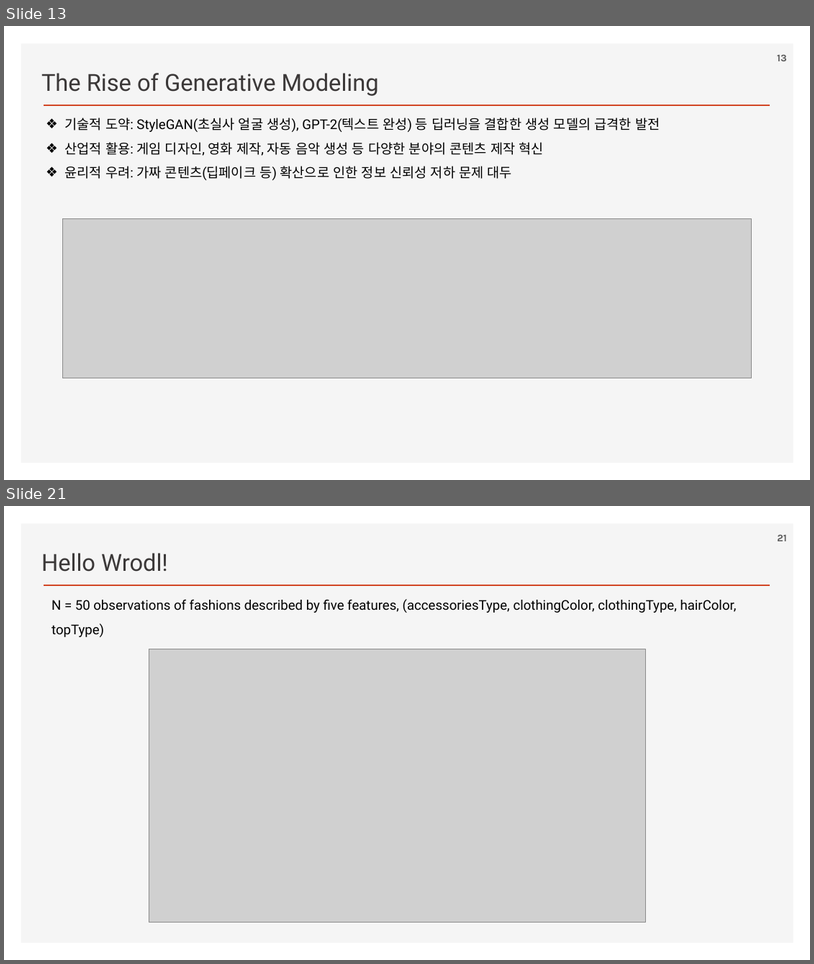
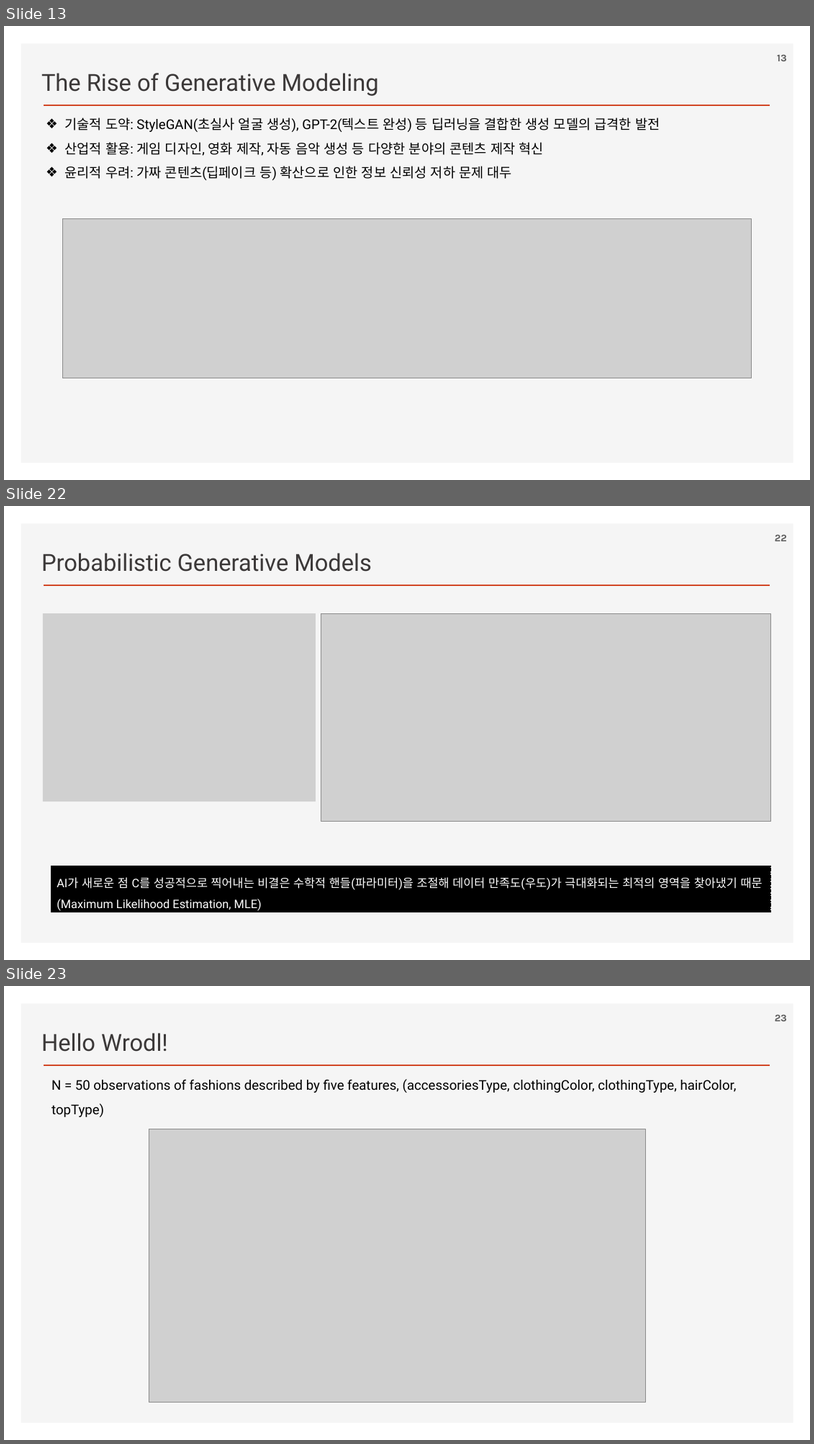
Before and after one commit to ancestor9/2026_Fall_Generative-Deep-Learning, a slide deck: Chapter 01 Generative Deep Learning.pptx. Shown one above the other, each under a label of ours: slides 13 and 21 before the commit, slides 13, 22 and 23 after it; the slides between them are not shown. The pictures are 814x964 and 814x1444 pixels, drawn with LibreOffice and Linux fonts; fonts in the diff are those of the drawing; grey boxes stand for pictures; background and template pictures are left out. Boxes give left, top, right and bottom in pixels: in the first picture for what was removed or moved away, otherwise in the second. Text is boxed around its words. In the diff, an @@ line names an element or a change of style, - is before the commit and + after.

```diff
--- a/Chapter 01 Generative Deep Learning.pptx
+++ b/Chapter 01 Generative Deep Learning.pptx
@@ slide 22 added at box(4, 506, 810, 960), background #FFFFFF; not listed: 2 template elements that a slide beside it also shows @@
@@ page number added at box(775, 535, 787, 541), 12 pt, text #595959, bold @@
+22
@@ text added at box(41, 553, 372, 572), 28 pt, text #3B3838 @@
+Probabilistic Generative Models
@@ picture added at box(43, 613, 316, 801) @@
@@ picture added at box(322, 613, 771, 821) @@
@@ rectangle added at box(51, 865, 771, 912), fill #000000, outline #000000 0.75 pt dashed, 14 pt, text #FFFFFF @@
+AI가 새로운 점 C를 성공적으로 찍어내는 비결은 수학적 핸들(파라미터)을 조절해 데이터 만족도(우도)가 극대화되는 최적의 영역을 찾아냈기 때문(Maximum Likelihood Estimation, MLE)
@@ what was slide 21 is now slide 23 @@
@@ page number at box(775, 1015, 787, 1021): text changed @@
-21
+23
```
Also in this commit, not shown: 7 slides changed, 5 other slides added, 4 slides removed.
